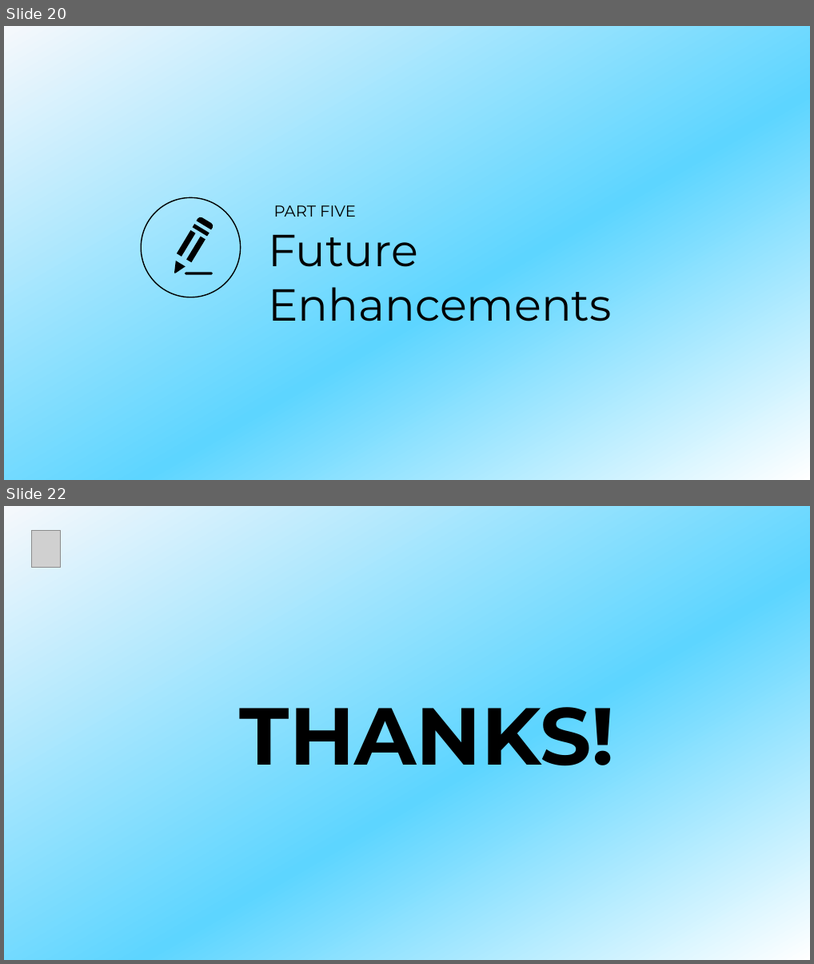
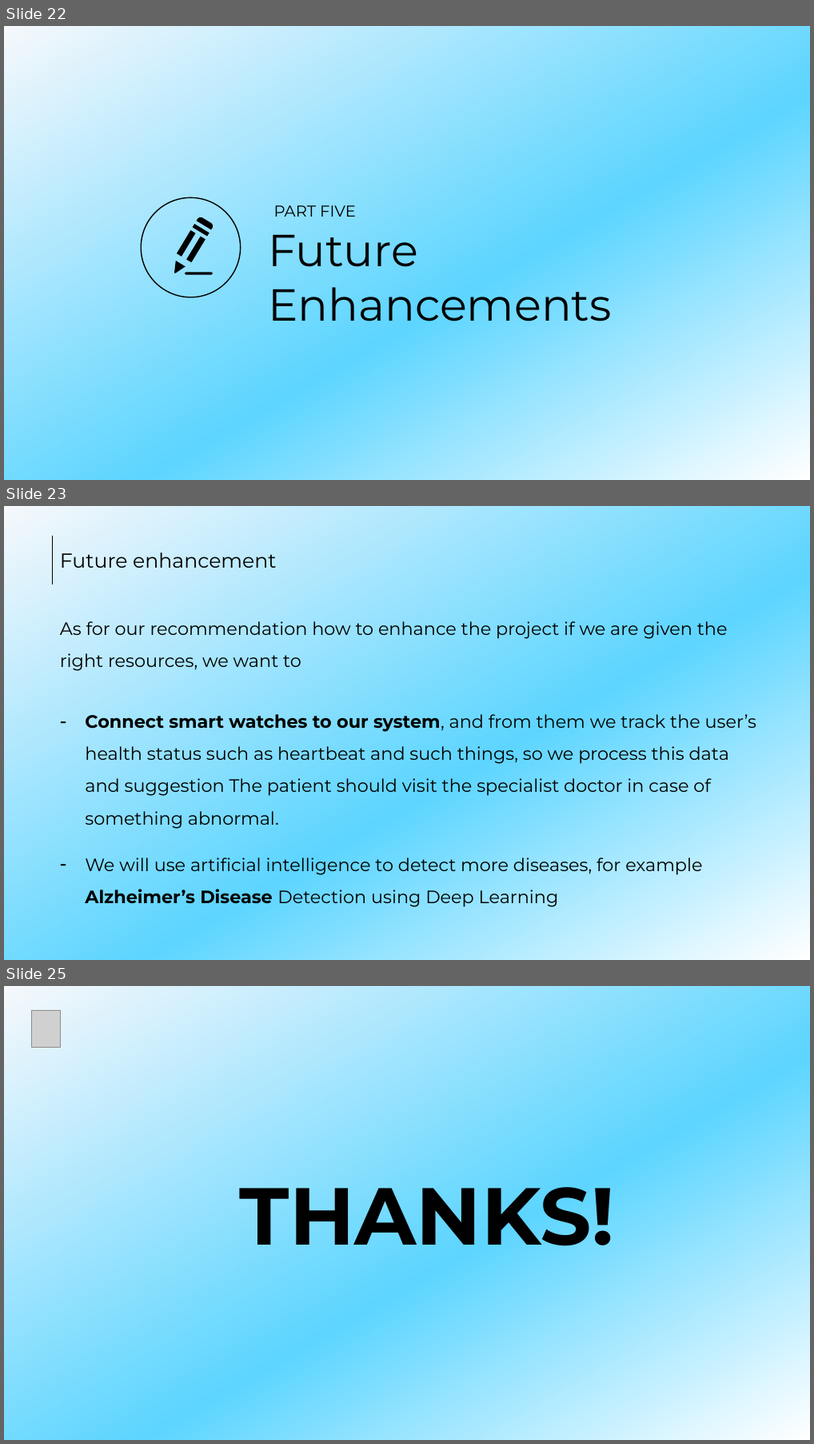
Before and after one commit to MediBooki/Documetion-files, a slide deck: Presentation/Presentation.pptx. Shown one above the other, each under a label of ours: slides 20 and 22 before the commit, slides 22, 23 and 25 after it; the slides between them are not shown. The pictures are 814x964 and 814x1444 pixels, drawn with LibreOffice and Linux fonts; fonts in the diff are those of the drawing; grey boxes stand for pictures. Boxes give left, top, right and bottom in pixels: in the first picture for what was removed or moved away, otherwise in the second. Text is boxed around its words. In the diff, an @@ line names an element or a change of style, - is before the commit and + after.

```diff
--- a/Presentation/Presentation.pptx
+++ b/Presentation/Presentation.pptx
@@ slide 23 added at (4,506,810,960), background gradient #F6F8FC to #5DD5FF to #FFFFFF @@
@@ line added from (52, 536) to (52, 585), #000000 0.5 pt @@
@@ text added at (60,552,277,568), 18 pt, text #000000 @@
+Future enhancement
@@ text added at (60,621,757,907), 16 pt, text #000000 @@
+As for our recommendation how to enhance the project if we are given the right resources, we want to
+– Connect smart watches to our system, and from them we track the user’s health status such as heartbeat and such things, so we process this data and suggestion The patient should visit the specialist doctor in case of something abnormal.
+– We will use artificial intelligence to detect more diseases, for example Alzheimer’s Disease Detection using Deep Learning
@@ what was slide 20 is now slide 22 @@
@@ what was slide 22 is now slide 25 @@
```
Also in this commit, not shown: 5 slides changed, 4 other slides added, 2 slides removed, 1 other file.
